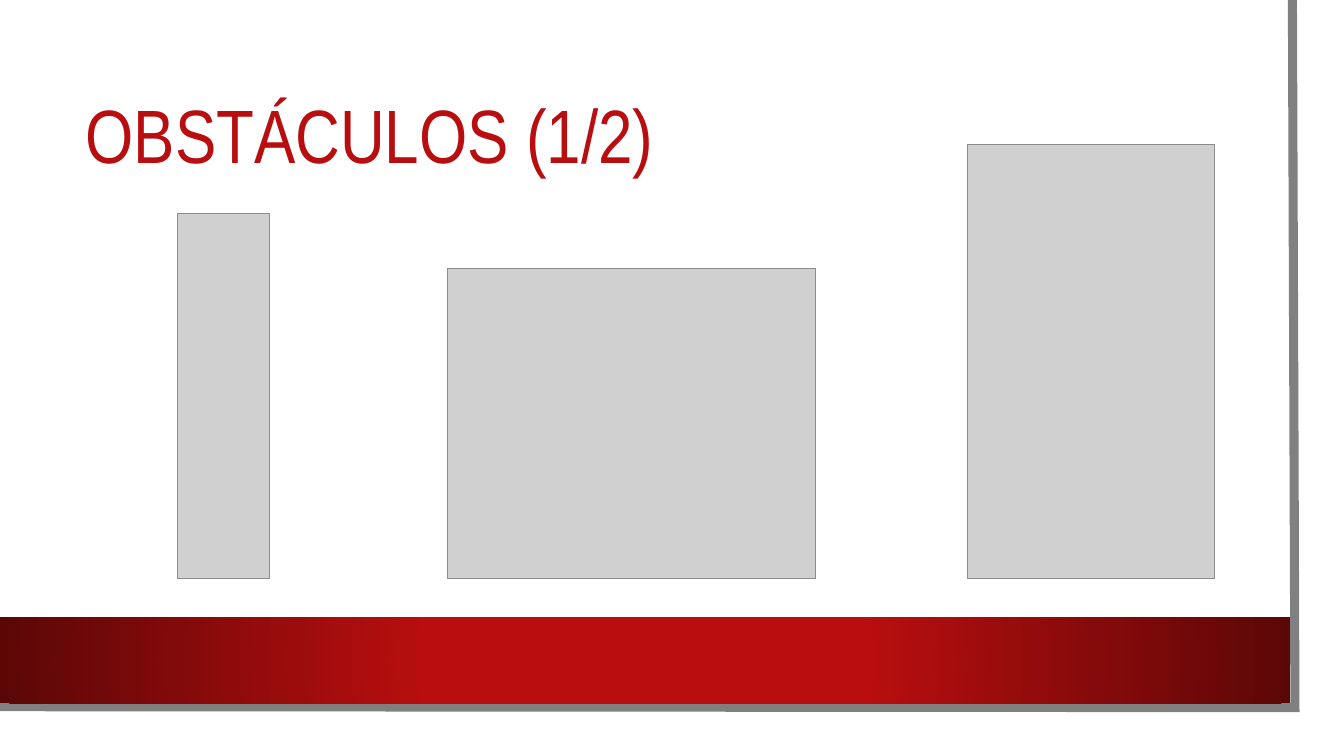
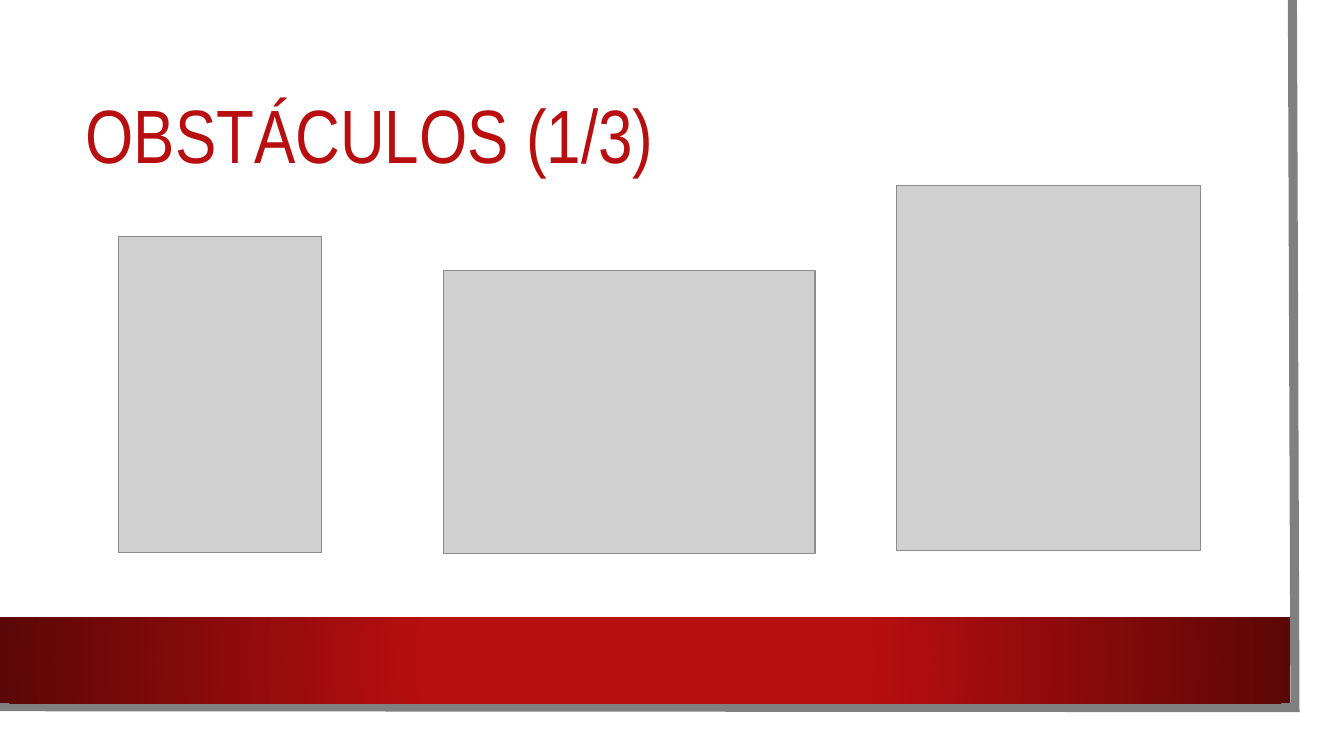
Before and after one commit to PedroRomanoBarbosa/DJCO, a slide deck: slide 8 of Documentos/Apresentacao.pptx (slide 6 before the commit). Drawn at 1344x756 pixels with LibreOffice and Linux fonts; fonts in the diff are those of the drawing; grey boxes stand for pictures; background and template pictures are left out. Boxes give left, top, right and bottom in pixels: in the first picture for what was removed or moved away, otherwise in the second. Text is boxed around its words. In the diff, an @@ line names an element or a change of style, - is before the commit and + after.

```diff
--- a/Documentos/Apresentacao.pptx
+++ b/Documentos/Apresentacao.pptx
@@ title at bbox=[86, 102, 653, 178]: text changed @@
-OBSTÁCULOS (1/2)
+OBSTÁCULOS (1/3)
@@ picture: place and size @@
-picture at bbox=[968, 145, 1215, 579]
+picture at bbox=[897, 186, 1201, 551]
@@ picture added at bbox=[119, 237, 322, 553] @@
@@ picture removed at bbox=[177, 214, 269, 579] @@
@@ picture: place and size @@
-picture at bbox=[448, 269, 817, 579]
+picture at bbox=[444, 270, 816, 554]
```
Also in this commit, not shown: 12 other slides changed, 2 slides added.
